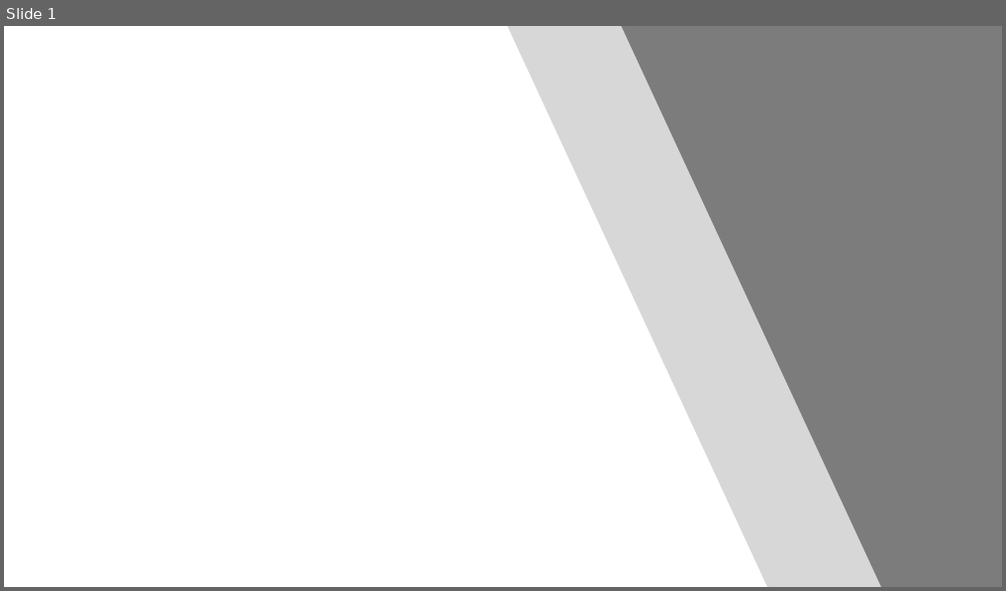
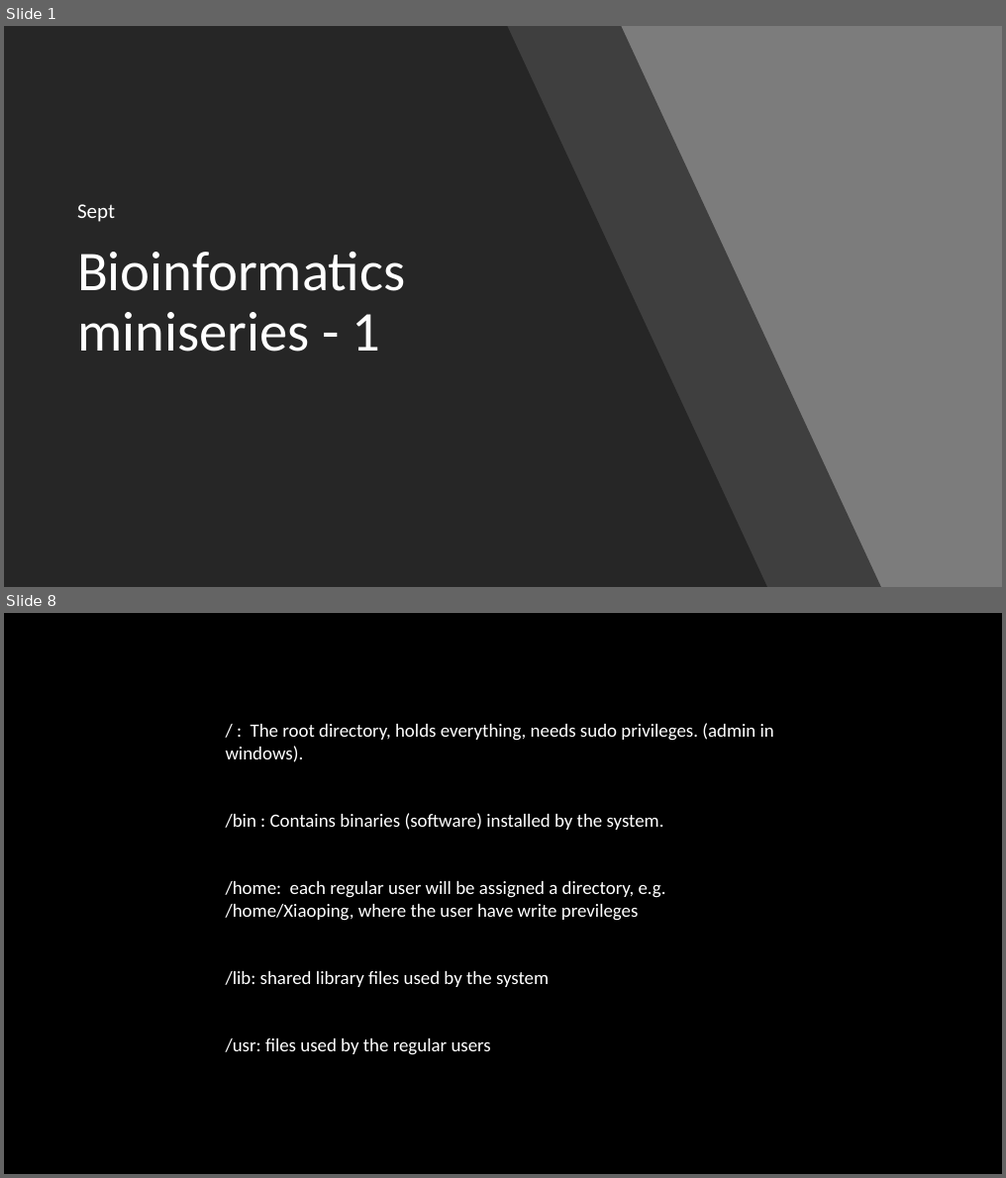
Before and after one commit to lixiaopi1985/Bioinformatics_miniseries, a slide deck: p1_linux/workshop1-linux_basic.pptx. Shown one above the other, each under a label of ours: slide 1 before the commit, slides 1 and 8 after it; the slides between them are not shown. The pictures are 1006x591 and 1006x1178 pixels, drawn with LibreOffice and Linux fonts; fonts in the diff are those of the drawing. Boxes give left, top, right and bottom in pixels: in the first picture for what was removed or moved away, otherwise in the second. Text is boxed around its words. In the diff, an @@ line names an element or a change of style, - is before the commit and + after.

```diff
--- a/p1_linux/workshop1-linux_basic.pptx
+++ b/p1_linux/workshop1-linux_basic.pptx
@@ slide 8 added at (4,613,1002,1174), background #000000 @@
@@ text added at (226,723,774,1056), 18 pt, text #FFFFFF @@
+/ : The root directory, holds everything, needs sudo privileges. (admin in windows).
+/bin : Contains binaries (software) installed by the system.
+/home: each regular user will be assigned a directory, e.g. /home/Xiaoping, where the user have write previleges
+/lib: shared library files used by the system
+/usr: files used by the regular users
@@ slide 1 changed as well @@
@@ freeform shape at (4,26,767,587): fill #FFFFFF to #262626 @@
@@ freeform shape at (106,26,881,587): fill #FFFFFF at 70% opacity to #262626 at 70% opacity; outline redrawn @@
@@ subtitle added at (77,204,115,222), 20 pt, text #FFFFFF @@
+Sept
@@ title added at (77,252,405,352), 54 pt, text #FFFFFF @@
+Bioinformatics miniseries - 1
```
Also in this commit, not shown: 4 other slides changed, 48 other slides added, 5 slides removed.
